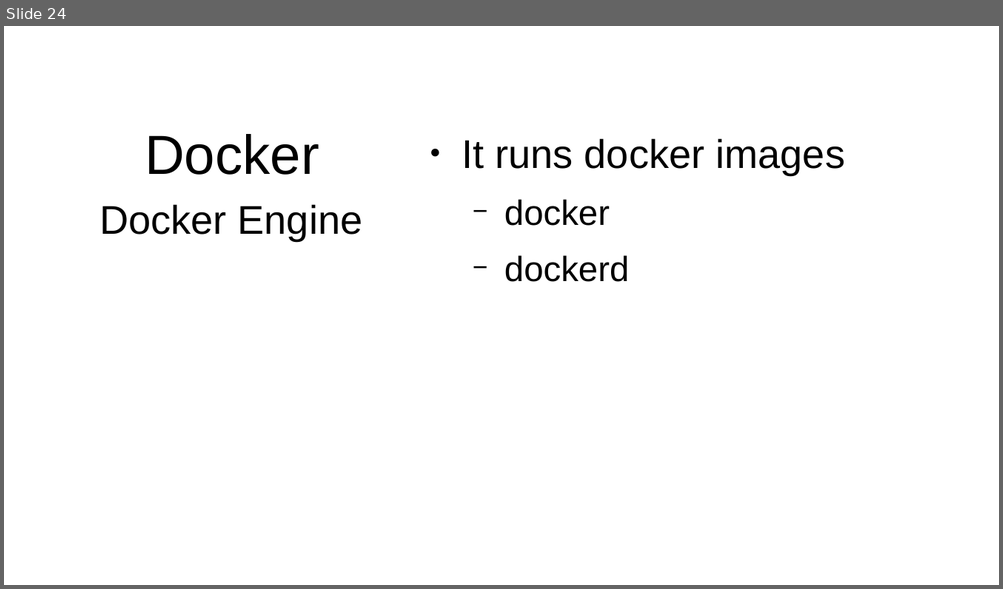
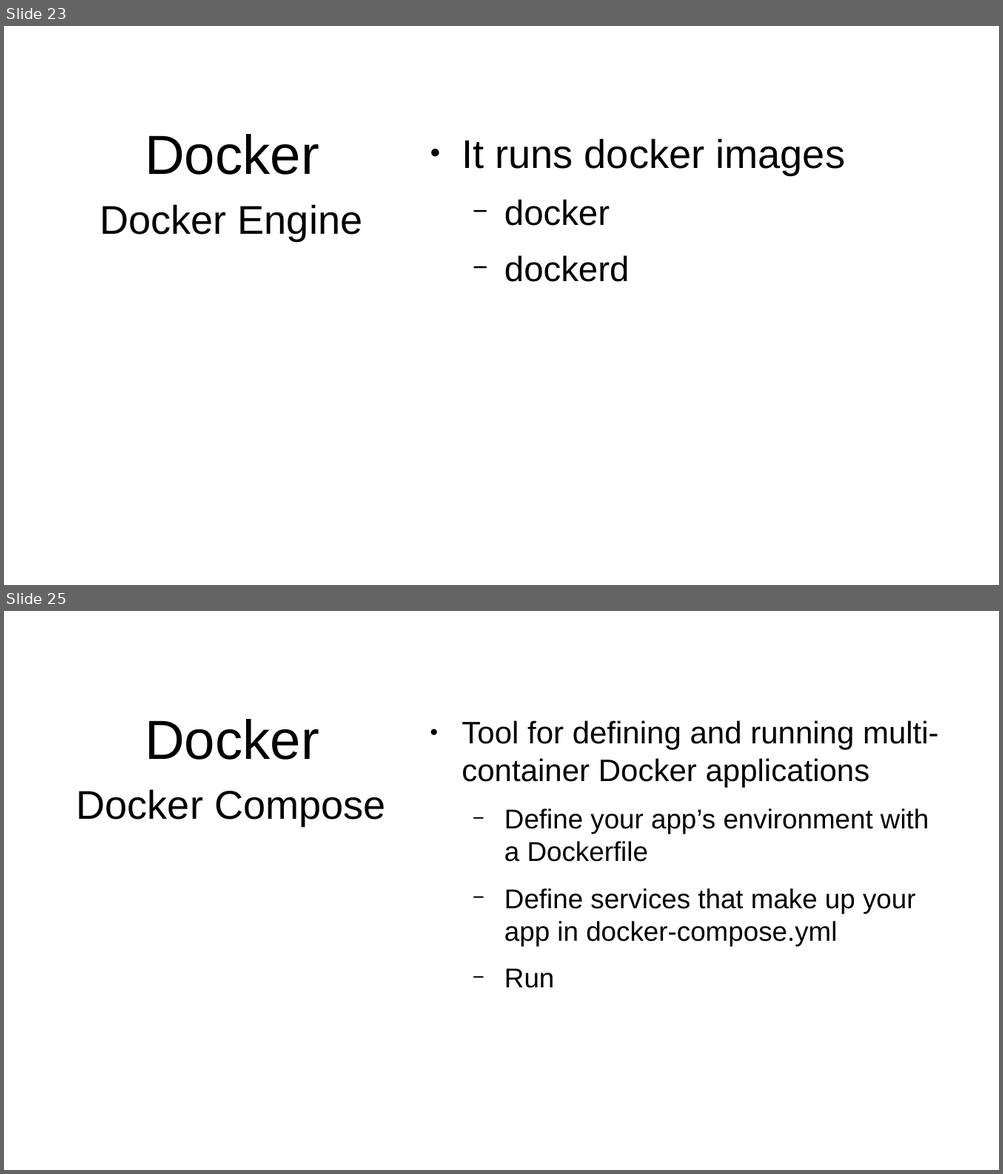
Before and after one commit to JasonvanBrackel/ContainYourEnthusiasm, a slide deck: Contain Your Enthusiasm 2018.2.odp. Shown one above the other, each under a label of ours: slide 24 before the commit, slides 23 and 25 after it; the slides between them are not shown. The pictures are 1003x589 and 1003x1174 pixels, drawn with LibreOffice and Linux fonts; fonts in the diff are those of the drawing; background and template pictures are left out. Boxes give left, top, right and bottom in pixels: in the first picture for what was removed or moved away, otherwise in the second. Text is boxed around its words. In the diff, an @@ line names an element or a change of style, - is before the commit and + after.

Commit message:
(WIP) finished first pass Docker information

```diff
--- a/Contain Your Enthusiasm 2018.2.odp
+++ b/Contain Your Enthusiasm 2018.2.odp
@@ slide 25 added at (4, 611, 999, 1170), background #FFFFFF @@
@@ title added at (145, 719, 319, 760), 44 pt, text #000000 @@
+Docker
@@ text added at (461, 721, 939, 946), 21.7 pt, text #000000 @@
+● Tool for defining and running multi-container Docker applications
+  − Define your app’s environment with a Dockerfile
+  − Define services that make up your app in docker-compose.yml
+  − Run
@@ text added at (76, 789, 386, 826), 32 pt, text #000000 @@
+Docker Compose
@@ what was slide 24 is now slide 23 @@
```
Also in this commit, not shown: 2 slides changed, 55 other slides added, 1 slide removed.
